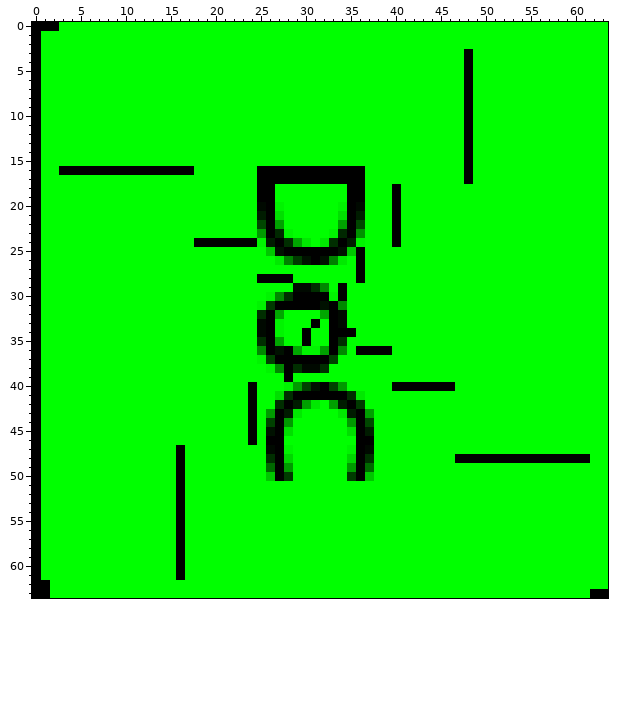
Pixel-art sprite -- images/testOutput.png. Above is the file before it was changed.
The file is 64x64 pixels. Colours within 5 levels of each other are drawn and written as one.
New version:
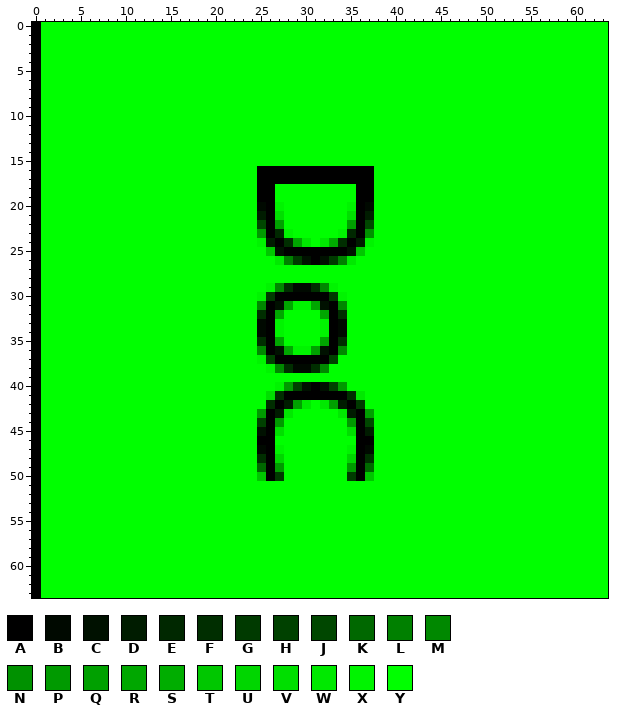
Palette (. is transparent): A #000000  B #000900  C #001100  D #001c00  E #002800  F #002e00  G #003a00  H #004100  J #004700  K #006800  L #008000  M #008800  N #009100  P #009a00  Q #00a000  R #00a700  S #00ad00  T #00c700  U #00d600  V #00df00  W #00e900  X #00f400  Y #00ff00
Edits made:
Changed rows in their new state; - is an unchanged pixel.
first column x 1:
 0 YY-------------------------------------------------------------
 3 -----------------------------------------------Y---------------
 4 -----------------------------------------------Y---------------
 5 -----------------------------------------------Y---------------
 6 -----------------------------------------------Y---------------
 7 -----------------------------------------------Y---------------
 8 -----------------------------------------------Y---------------
 9 -----------------------------------------------Y---------------
10 -----------------------------------------------Y---------------
11 -----------------------------------------------Y---------------
12 -----------------------------------------------Y---------------
13 -----------------------------------------------Y---------------
14 -----------------------------------------------Y---------------
15 -----------------------------------------------Y---------------
16 --YYYYYYYYYYYYYYY-------------------A----------Y---------------
17 ------------------------------------A----------Y---------------
18 ----------------------------------Y-A--Y-----------------------
19 ----------------------------------Y-A--Y-----------------------
20 ---------------------------------YXAB--Y-----------------------
21 ---------------------------------YVAD--Y-----------------------
22 ---------------------------------YQAJ--Y-----------------------
23 --------------------------------YXEAN--Y-----------------------
24 -----------------YYYYYYY--------SFADX--Y-----------------------
25 ---------------------------------ACT---------------------------
26 --------------------------------GLWY---------------------------
27 -----------------------------------Y---------------------------
28 ------------------------YYYY-------Y---------------------------
29 -------------------------XMF----XY-----------------------------
30 ------------------------XGAA----GX-----------------------------
31 ------------------------MACRXXR--------------------------------
32 ---------------------------------F-----------------------------
33 ------------------------------YX-------------------------------
34 -----------------------------Y-X-BY----------------------------
35 -----------------------------Y-R-------------------------------
36 ---------------------------RX-QC---YYYY------------------------
38 ---------------------------FB-FM-------------------------------
39 ---------------------------Y-----------------------------------
40 -----------------------Y--XPHCAC-------YYYYYYY-----------------
41 -----------------------Y-VFA-----------------------------------
42 -----------------------Y-FADQWYW-------------------------------
43 -----------------------YPADWY----------------------------------
44 -----------------------YHAPY-----------------------------------
45 -----------------------YCAVY-----------------------------------
46 -----------------------YA-Y------------------------------------
47 ---------------Y--------BAXY-----------------------------------
48 ---------------Y--------FAUY------------------YYYYYYYYYYYYYYY--
49 ---------------Y--------KAPY-----------------------------------
50 ---------------Y--------TAGY-----------------------------------
51 ---------------Y-----------------------------------------------
52 ---------------Y-----------------------------------------------
53 ---------------Y-----------------------------------------------
54 ---------------Y-----------------------------------------------
55 ---------------Y-----------------------------------------------
56 ---------------Y-----------------------------------------------
57 ---------------Y-----------------------------------------------
58 ---------------Y-----------------------------------------------
59 ---------------Y-----------------------------------------------
60 ---------------Y-----------------------------------------------
61 ---------------Y-----------------------------------------------
62 Y--------------------------------------------------------------
63 Y------------------------------------------------------------YY
Changed places in both pictures, as pixel boxes (x1, y1, x2, y2):
changed: (41, 22, 59, 31)
changed: (464, 49, 473, 184)
changed: (59, 166, 194, 175)
changed: (194, 166, 455, 481)
changed: (176, 445, 185, 580)
changed: (455, 454, 590, 463)
changed: (41, 580, 50, 598)
changed: (590, 589, 608, 598)
